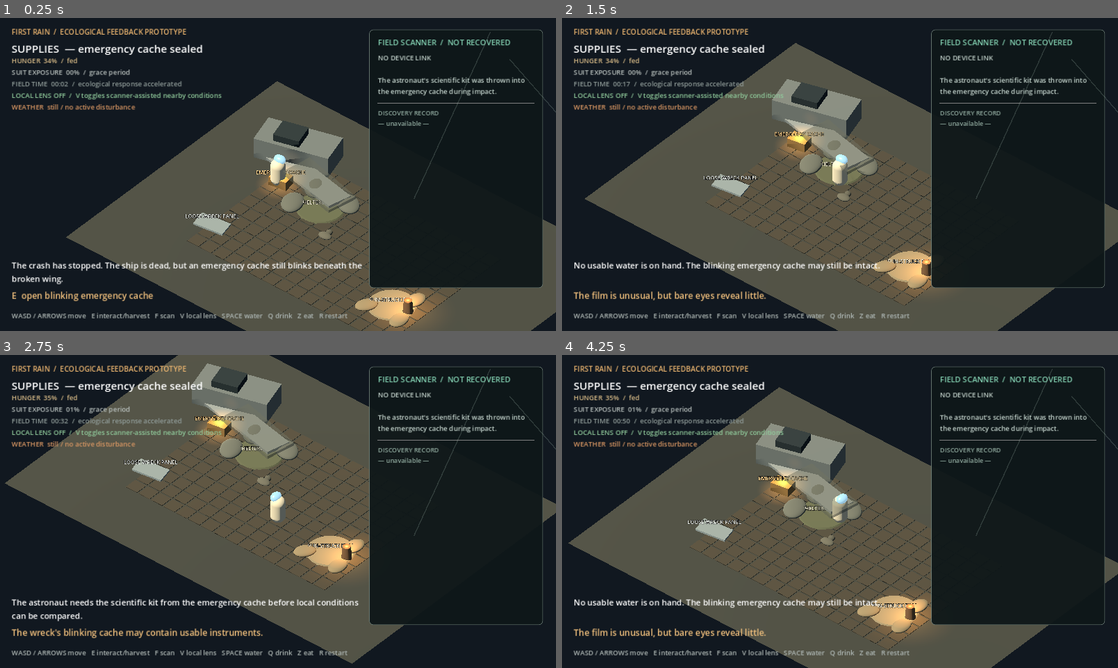
Above: before the commit, frames 1-4 (two rows, left to right).
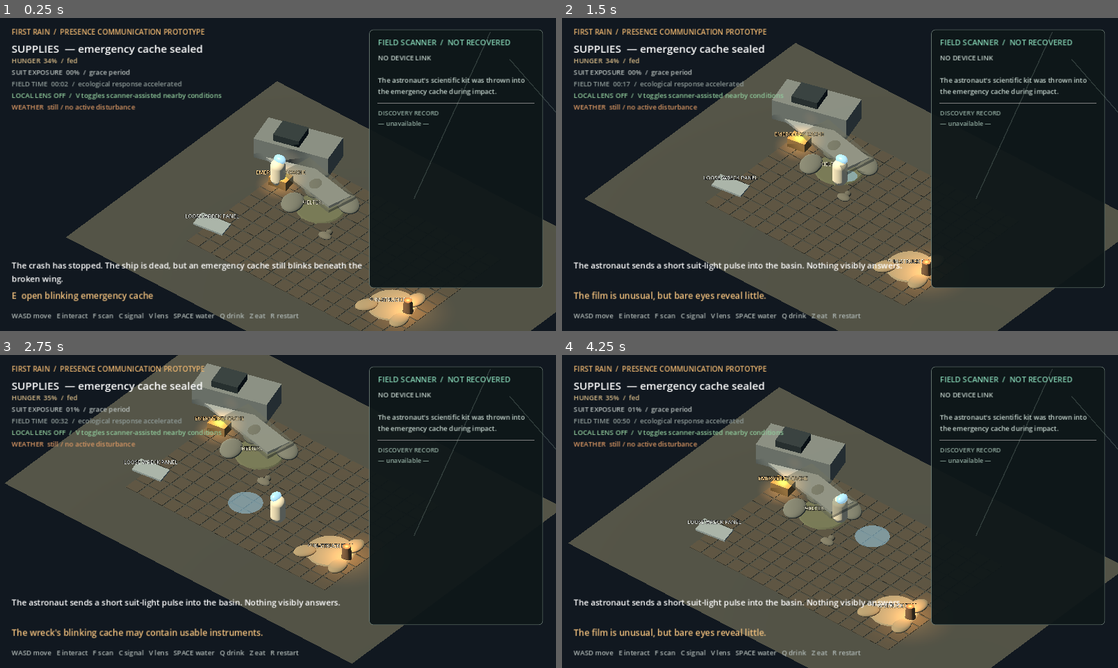
Above: after the commit, the same moments.

Repository: mmullen200/first-rain
Game: Godot game, scene res://main.tscn
Same seed, same stepped clock (60 frames per second), same inputs: the game is played once before the commit and once after it.
Inputs:
- Up to frame 1 (0.25 s): no input
- Up to frame 2 (1.5 s): tap Enter at 0.5 s; hold D 0.53-1.28 s; tap C at 0.6, 1.35 s; tap Space at 0.77 s; hold S from 1.28 s (still down)
- Up to frame 3 (2.75 s): tap Space at 1.52 s; release S at 2.03 s; hold D from 2.03 s (still down); tap F at 2.1 s; tap C at 2.3 s
- Up to frame 4 (4.25 s): release D at 2.78 s; hold W 2.78-3.53 s; tap V at 2.85 s; tap Space at 3.02, 3.77 s; tap C at 3.05, 3.8 s; hold A from 3.53 s (still down); tap E at 3.6 s

The runs differ from the first frame. In frame 1, 0.9% of the frame differs, in the area x 5-63%, y 3-97%; in frame 2, 1.7%; in frame 3, 2.0%, in the area x 2-65%, y 3-97%; in frame 4, 2.0%.

Commit message:
Move Presence signals into Godot gameplay

Diff:
--- a/prototypes/godot-first-interaction/main.gd
+++ b/prototypes/godot-first-interaction/main.gd
@@ -54,6 +54,22 @@
 var shade_placed := false
 var presence_root: Node3D
 var presence_target := Vector3(0.8, 1.3, -5.45)
+var presence_signal_ring: MeshInstance3D
+var astronaut_signal_ring: MeshInstance3D
+var astronaut_signal_beam: MeshInstance3D
+var presence_signal_audio: AudioStreamPlayer
+var presence_signal_elapsed := 0.0
+var presence_signal_duration := 0.0
+var presence_signal_interval := 0.4
+var presence_signal_primary := Vector3.ZERO
+var presence_signal_secondary := Vector3.ZERO
+var presence_signal_has_secondary := false
+var astronaut_signal_timer := 0.0
+var presence_focus_id := ""
+var last_astronaut_signal_id := ""
+var last_astronaut_signal_position := Vector3.ZERO
+var last_astronaut_signal_timer := 0.0
+var refuge_signal_acknowledged := false
 
 var grazer_root: Node3D
 var grazer_body: MeshInstance3D
@@ -98,6 +114,7 @@
 	_build_astronaut()
 	_build_patches()
 	_build_presence()
+	_build_presence_signals()
 	_build_refuge()
 	_build_grazer()
 	_build_disturbance()
@@ -118,6 +135,7 @@
 	_update_grazer(delta)
 	_update_disturbance(delta)
 	_update_presence()
+	_update_presence_signals(delta)
 	_update_scan_pulse(delta)
 	_update_interface()
 
@@ -131,6 +149,8 @@
 			_scan_nearby_patch()
 		KEY_V:
 			_toggle_analysis_lens()
+		KEY_C:
+			_signal_to_presence()
 		KEY_SPACE:
 			_water_nearby_patch()
 		KEY_E:
@@ -328,6 +348,51 @@
 	presence_root.add_child(glow)
 
 
+func _build_presence_signals() -> void:
+	presence_signal_ring = _create_signal_ring("PresenceSignalRing", Color("65d9cd"), 0.03)
+	astronaut_signal_ring = _create_signal_ring("AstronautSignalRing", Color("9fd5ee"), 0.045)
+
+	astronaut_signal_beam = MeshInstance3D.new()
+	astronaut_signal_beam.name = "AstronautSignalBeam"
+	var beam_mesh := BoxMesh.new()
+	beam_mesh.size = Vector3(0.035, 0.035, 1.0)
+	astronaut_signal_beam.mesh = beam_mesh
+	astronaut_signal_beam.material_override = _signal_material(Color("9fd5ee"), 0.68)
+	astronaut_signal_beam.visible = false
+	add_child(astronaut_signal_beam)
+
+	presence_signal_audio = AudioStreamPlayer.new()
+	presence_signal_audio.name = "PresenceSignalAudio"
+	presence_signal_audio.volume_db = -8.0
+	add_child(presence_signal_audio)
+
+
+func _create_signal_ring(node_name: String, color: Color, height: float) -> MeshInstance3D:
+	var ring := MeshInstance3D.new()
+	ring.name = node_name
+	var mesh := CylinderMesh.new()
+	mesh.top_radius = 0.72
+	mesh.bottom_radius = 0.78
+	mesh.height = height
+	mesh.radial_segments = 48
+	ring.mesh = mesh
+	ring.material_override = _signal_material(color, 0.52)
+	ring.visible = false
+	add_child(ring)
+	return ring
+
+
+func _signal_material(color: Color, alpha: float) -> StandardMaterial3D:
+	var material := StandardMaterial3D.new()
+	material.albedo_color = Color(color.r, color.g, color.b, alpha)
+	material.emission_enabled = true
+	material.emission = color
+	material.emission_energy_multiplier = 1.45
+	material.shading_mode = BaseMaterial3D.SHADING_MODE_UNSHADED
+	material.transparency = BaseMaterial3D.TRANSPARENCY_ALPHA
+	return material
+
+
 func _build_refuge() -> void:
 	refuge_marker = Node3D.new()
 	refuge_marker.name = "PresenceMoistureNudge"
@@ -430,7 +495,7 @@
 
 	var title := Label.new()
 	title.position = Vector2(24, 18)
-	title.text = "FIRST RAIN  /  ECOLOGICAL FEEDBACK PROTOTYPE"
+	title.text = "FIRST RAIN  /  PRESENCE COMMUNICATION PROTOTYPE"
 	title.add_theme_font_size_override("font_size", 15)
 	title.add_theme_color_override("font_color", Color("e9b36e"))
 	canvas.add_child(title)
@@ -472,7 +537,7 @@
 
 	var controls := Label.new()
 	controls.position = Vector2(24, 606)
-	controls.text = "WASD / ARROWS move   E interact/harvest   F scan   V local lens   SPACE water   Q drink   Z eat   R restart"
+	controls.text = "WASD move   E interact   F scan   C signal   V lens   SPACE water   Q drink   Z eat   R restart"
 	controls.add_theme_font_size_override("font_size", 14)
 	controls.add_theme_color_override("font_color", Color("aeb7b4"))
 	canvas.add_child(controls)
@@ -635,6 +700,8 @@
 		prompt_label.text = "The wreck's blinking cache may contain usable instruments."
 	else:
 		prompt_label.text = "Look for surfaces that seem almost—but not quite—alive."
+	if presence_root.visible:
+		prompt_label.text += "     C  signal toward nearby subject"
 
 
 func _update_exposure(delta: float) -> void:
@@ -674,9 +741,9 @@
 			_set_patch_color(id, Color("62b56f"), Color("347841"))
 			_add_moisture_halo(id)
 			_add_discovery("Moss analogue — active; retains local moisture")
-			if nearest_patch == id:
-				_set_status("The moss holds a living sheen. The scanner adds its first living record. Something watches from the ridge.")
 			presence_root.visible = true
+			_presence_focus(id, patch["node"].global_position)
+			_set_status("The moss holds a living sheen. A flame leaves the ridge, settles beside it, and sends one narrow pulse through the green surface.")
 
 
 func _update_ecology_grid(delta: float) -> void:
@@ -715,7 +782,8 @@
 			grazer_label.visible = true
 			grazer_glow.visible = true
 			_add_discovery("Grazer — wakes above biomass threshold; eats moss and returns nutrients")
-			_set_status("A stone-like shell unfolds into a small grazer. It turns toward the strongest moss signal.")
+			_presence_focus("grazer", grazer_root.position)
+			_set_status("A stone-like shell unfolds into a small grazer. The flame moves beside it and repeats the same single pulse used at the moss.")
 			disturbance_state = "warning"
 			disturbance_timer = 14.0
 		return
@@ -831,7 +899,8 @@
 			disturbance_column = 0
 			dust_front.visible = true
 			_add_discovery("Heat-and-dust front — dries cells and carries toxicity eastward")
-			_set_status("The heat-and-dust front enters the basin. Living cover slows moisture loss where bare cells cannot.")
+			_presence_warn_about(dust_front.position)
+			_set_status("The front enters the basin. The flame cuts across its path, recoils, and sounds three descending amber pulses.")
 		return
 
 	disturbance_timer += delta
@@ -854,8 +923,8 @@
 	refuge_marker.visible = true
 	ecology.reveal_subsurface_refuge(Vector2(refuge_position.x, refuge_position.z))
 	presence_root.visible = true
-	presence_target = refuge_position + Vector3(0.0, 1.15, 0.0)
-	_set_status("As the wind rises, the Presence leaves the ridge and hovers over an apparently bare depression. It offers no instruction.")
+	_presence_focus("refuge", refuge_position)
+	_set_status("As the wind rises, the flame travels to a bare depression and repeats its familiar single focus pulse. It offers no action.")
 
 
 func _refresh_ecology_visuals() -> void:
@@ -951,7 +1020,12 @@
 		water_doses -= 1
 		ecology_started = true
 		ecology.add_water(Vector2(refuge_position.x, refuge_position.z), 0.72, 1.4)
-		_set_status("Water sinks into the bare depression instead of flashing away. The Presence watches the cells, not the astronaut.")
+		if refuge_signal_acknowledged:
+			_begin_presence_signal("invitation", refuge_position, astronaut.position)
+			_set_status("Water sinks into the depression. The flame answers with a wider pulse around both participants, then turns back to the changing cells.")
+		else:
+			_begin_presence_signal("focus", refuge_position)
+			_set_status("Water sinks into the depression. The flame repeats its focus pulse at the changing cells; whether this answered its signal remains unclear.")
 		return
 	if nearest_patch == "":
 		_set_status("Water must be committed at a specific patch, not poured from a distance.")
@@ -1334,6 +1408,190 @@
 	discovery_readout.text = "\n".join(lines)
 
 
+func _signal_to_presence() -> void:
+	if not presence_root.visible:
+		_show_astronaut_signal(astronaut.position, {})
+		_set_status("The astronaut sends a short suit-light pulse into the basin. Nothing visibly answers.")
+		return
+
+	var target := _nearby_signal_target()
+	_show_astronaut_signal(astronaut.position, target)
+	if target.is_empty():
+		_begin_presence_signal("refusal", presence_root.position)
+		_set_status("The astronaut calls without sharing a subject. The flame closes to one flat pulse and remains distant.")
+		return
+
+	var target_id: String = target["id"]
+	var target_position: Vector3 = target["position"]
+	if target_id == presence_focus_id:
+		_begin_presence_signal("echo", target_position)
+		last_astronaut_signal_id = target_id
+		last_astronaut_signal_position = target_position
+		last_astronaut_signal_timer = 7.0
+		if target_id == "refuge":
+			refuge_signal_acknowledged = true
+		_set_status("The astronaut points to the same place. The flame answers at the suit light's tempo, then returns its attention there.")
+		return
+
+	if last_astronaut_signal_timer > 0.0 and last_astronaut_signal_id != "" and last_astronaut_signal_id != target_id:
+		_begin_presence_signal("question", last_astronaut_signal_position, target_position)
+		presence_target = (last_astronaut_signal_position + target_position) * 0.5 + Vector3(0.0, 1.15, 0.0)
+		presence_focus_id = ""
+		last_astronaut_signal_id = target_id
+		last_astronaut_signal_position = target_position
+		last_astronaut_signal_timer = 7.0
+		_set_status("The flame retraces the astronaut's two subjects. Its paired tone rises without resolving, then it waits between them.")
+		return
+
+	last_astronaut_signal_id = target_id
+	last_astronaut_signal_position = target_position
+	last_astronaut_signal_timer = 7.0
+	if target_id == "crust" and (patches["crust"]["state"] == "failed" or disturbance_state == "active"):
+		_presence_warn_about(target_position)
+		_set_status("The flame cuts across the astronaut's line, recoils from the damaged film, and repeats three tight amber pulses.")
+	else:
+		presence_focus_id = target_id
+		presence_target = target_position + Vector3(0.0, 1.15, 0.0)
+		_begin_presence_signal("focus", target_position)
+		_set_status("The astronaut points. The flame approaches the subject and answers with one narrow pulse, without acting on it.")
+
+
+func _nearby_signal_target() -> Dictionary:
+	if near_refuge:
+		return {"id": "refuge", "position": refuge_position}
+	if nearest_patch != "":
+		return {"id": nearest_patch, "position": patches[nearest_patch]["node"].global_position}
+	if grazer_awake and _flat_distance(astronaut.position, grazer_root.position) < 1.8:
+		return {"id": "grazer", "position": grazer_root.position}
+	return {}
+
+
+func _show_astronaut_signal(origin: Vector3, target: Dictionary) -> void:
+	astronaut_signal_timer = 0.72
+	astronaut_signal_ring.position = Vector3(origin.x, 0.12, origin.z)
+	astronaut_signal_ring.scale = Vector3.ONE * 0.3
+	astronaut_signal_ring.visible = true
+	if target.is_empty():
+		astronaut_signal_beam.visible = false
+		return
+	var beam_start := origin + Vector3(0.0, 0.9, 0.0)
+	var beam_end: Vector3 = target["position"] + Vector3(0.0, 0.9, 0.0)
+	var distance := beam_start.distance_to(beam_end)
+	astronaut_signal_beam.position = (beam_start + beam_end) * 0.5
+	astronaut_signal_beam.scale = Vector3(1.0, 1.0, distance)
+	astronaut_signal_beam.look_at(beam_end, Vector3.UP)
+	astronaut_signal_beam.visible = true
+
+
+func _presence_focus(target_id: String, target_position: Vector3) -> void:
+	presence_focus_id = target_id
+	presence_target = target_position + Vector3(0.0, 1.15, 0.0)
+	_begin_presence_signal("focus", target_position)
+
+
+func _presence_warn_about(target_position: Vector3) -> void:
+	var away := astronaut.position - target_position
+	away.y = 0.0
+	if away.length() < 0.1:
+		away = Vector3(-1.0, 0.0, 0.0)
+	presence_target = target_position + away.normalized() * 1.15 + Vector3(0.0, 1.1, 0.0)
+	presence_focus_id = ""
+	_begin_presence_signal("warning", target_position)
+
+
+func _begin_presence_signal(mode: String, primary: Vector3, secondary := Vector3.ZERO) -> void:
+	var color := Color("65d9cd")
+	var pulses := 1
+	presence_signal_interval = 0.62
+	var tones := PackedFloat32Array([220.0])
+	match mode:
+		"echo":
+			color = Color("9fe6dc")
+			pulses = 2
+			presence_signal_interval = 0.34
+			tones = PackedFloat32Array([285.0, 285.0])
+		"question":
+			color = Color("bb91dc")
+			pulses = 2
+			presence_signal_interval = 0.48
+			tones = PackedFloat32Array([220.0, 330.0])
+		"warning":
+			color = Color("eda24f")
+			pulses = 3
+			presence_signal_interval = 0.23
+			tones = PackedFloat32Array([190.0, 145.0, 105.0])
+		"invitation":
+			color = Color("79d7b2")
+			pulses = 2
+			presence_signal_interval = 0.56
+			tones = PackedFloat32Array([260.0, 390.0])
+		"refusal":
+			color = Color("9aa39e")
+			pulses = 1
+			presence_signal_interval = 0.78
+			tones = PackedFloat32Array([125.0])
+	presence_signal_primary = Vector3(primary.x, 0.1, primary.z)
+	presence_signal_secondary = Vector3(secondary.x, 0.1, secondary.z)
+	presence_signal_has_secondary = mode == "question" or mode == "invitation"
+	presence_signal_elapsed = 0.0
+	presence_signal_duration = presence_signal_interval * float(pulses)
+	presence_signal_ring.position = presence_signal_primary
+	presence_signal_ring.scale = Vector3.ONE * 0.3
+	presence_signal_ring.material_override = _signal_material(color, 0.52)
+	presence_signal_ring.visible = true
+	_play_presence_tones(tones)
+
+
+func _play_presence_tones(frequencies: PackedFloat32Array) -> void:
+	if DisplayServer.get_name() == "headless":
+		return
+	var mix_rate := 22050
+	var tone_seconds := 0.12
+	var gap_seconds := 0.055
+	var segment_seconds := tone_seconds + gap_seconds
+	var total_samples := int(float(mix_rate) * segment_seconds * float(frequencies.size()))
+	var data := PackedByteArray()
+	data.resize(total_samples * 2)
+	for sample_index in range(total_samples):
+		var time := float(sample_index) / float(mix_rate)
+		var tone_index := mini(int(time / segment_seconds), frequencies.size() - 1)
+		var local_time := fmod(time, segment_seconds)
+		var value := 0.0
+		if local_time < tone_seconds:
+			var envelope := sin(PI * local_time / tone_seconds)
+			value = sin(TAU * frequencies[tone_index] * local_time) * envelope * 0.22
+		data.encode_s16(sample_index * 2, int(value * 32767.0))
+	var stream := AudioStreamWAV.new()
+	stream.format = AudioStreamWAV.FORMAT_16_BITS
+	stream.mix_rate = mix_rate
+	stream.stereo = false
+	stream.data = data
+	presence_signal_audio.stream = stream
+	presence_signal_audio.play()
+
+
+func _update_presence_signals(delta: float) -> void:
+	last_astronaut_signal_timer = maxf(0.0, last_astronaut_signal_timer - delta)
+	if astronaut_signal_timer > 0.0:
+		astronaut_signal_timer -= delta
+		var astronaut_progress := 1.0 - maxf(0.0, astronaut_signal_timer) / 0.72
+		astronaut_signal_ring.scale = Vector3.ONE * lerpf(0.3, 1.45, astronaut_progress)
+		if astronaut_signal_timer <= 0.0:
+			astronaut_signal_ring.visible = false
+			astronaut_signal_beam.visible = false
+	if presence_signal_elapsed >= presence_signal_duration:
+		presence_signal_ring.visible = false
+		return
+	presence_signal_elapsed += delta
+	var pulse_index := int(presence_signal_elapsed / presence_signal_interval)
+	var pulse_progress := fmod(presence_signal_elapsed, presence_signal_interval) / presence_signal_interval
+	if presence_signal_has_secondary and pulse_index % 2 == 1:
+		presence_signal_ring.position = presence_signal_secondary
+	else:
+		presence_signal_ring.position = presence_signal_primary
+	presence_signal_ring.scale = Vector3.ONE * lerpf(0.3, 1.85, pulse_progress)
+
+
 func _update_presence() -> void:
 	if not presence_root.visible:
 		return
Not shown, changed: prototypes/godot-first-interaction/README.md
Not shown, removed: prototypes/presence-communication-language.html
